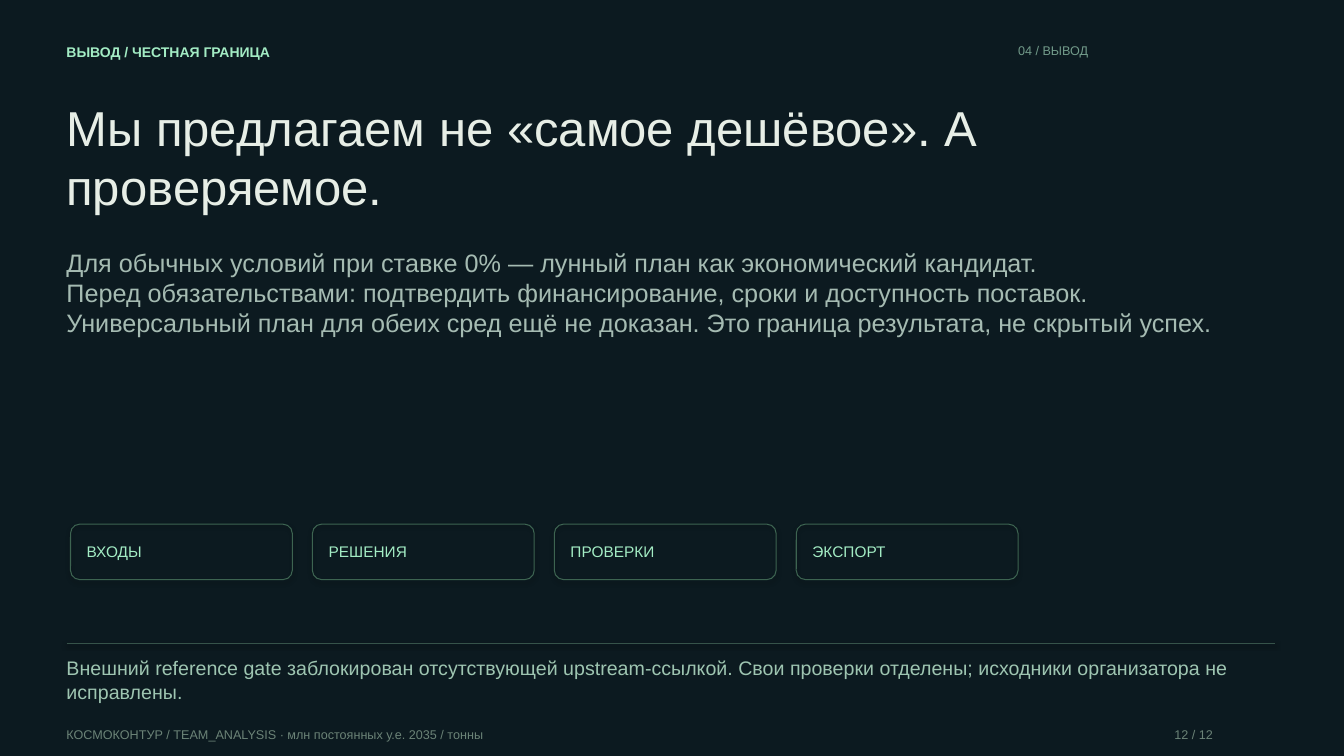
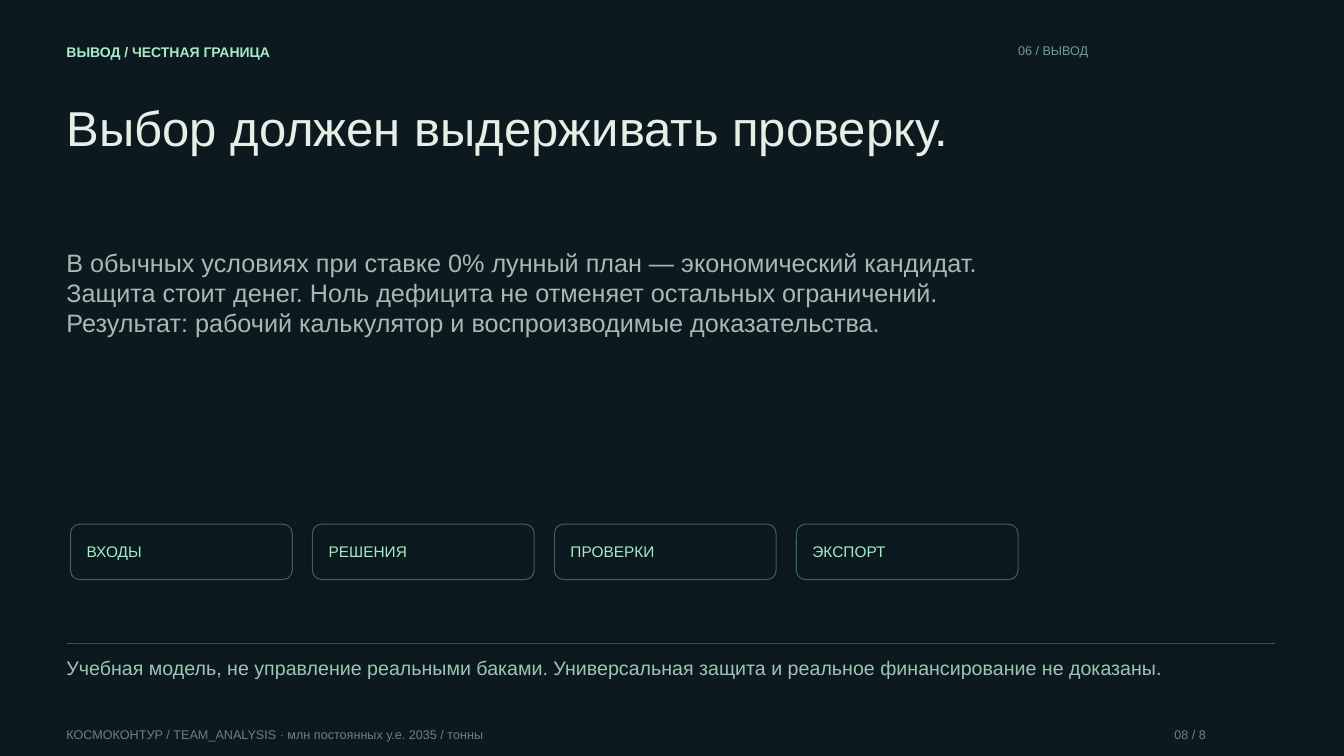
Before and after one commit to overbaffe1/CosmoH, a slide deck: slide 8 of solutions/fuel-contour/docs/PRESENTATION.pptx (slide 12 before the commit). Drawn at 1344x756 pixels with LibreOffice and Linux fonts; fonts in the diff are those of the drawing. Boxes give left, top, right and bottom in pixels: in the first picture for what was removed or moved away, otherwise in the second. Text is boxed around its words. In the diff, an @@ line names an element or a change of style, - is before the commit and + after.

```diff
--- a/solutions/fuel-contour/docs/PRESENTATION.pptx
+++ b/solutions/fuel-contour/docs/PRESENTATION.pptx
@@ text at (1018,46,1089,58): text changed @@
-04 / ВЫВОД
+06 / ВЫВОД
@@ text at (66,110,948,156): text changed @@
-Мы предлагаем не «самое дешёвое». А проверяемое.
+Выбор должен выдерживать проверку.
@@ text at (66,253,976,337): text changed @@
-Для обычных условий при ставке 0% — лунный план как экономический кандидат.
-Перед обязательствами: подтвердить финансирование, сроки и доступность поставок.
-Универсальный план для обеих сред ещё не доказан. Это граница результата, не скрытый успех.
+В обычных условиях при ставке 0% лунный план — экономический кандидат.
+Защита стоит денег. Ноль дефицита не отменяет остальных ограничений.
+Результат: рабочий калькулятор и воспроизводимые доказательства.
@@ text at (66,660,1161,679): text changed @@
-Внешний reference gate заблокирован отсутствующей upstream-ссылкой. Свои проверки отделены; исходники организатора не исправлены.
+Учебная модель, не управление реальными баками. Универсальная защита и реальное финансирование не доказаны.
@@ text at (1174,730,1206,739): text changed @@
-12 / 12
+08 / 8
```
Also in this commit, not shown: 5 other slides changed, 2 slides added, 6 slides removed, 34 other files.
